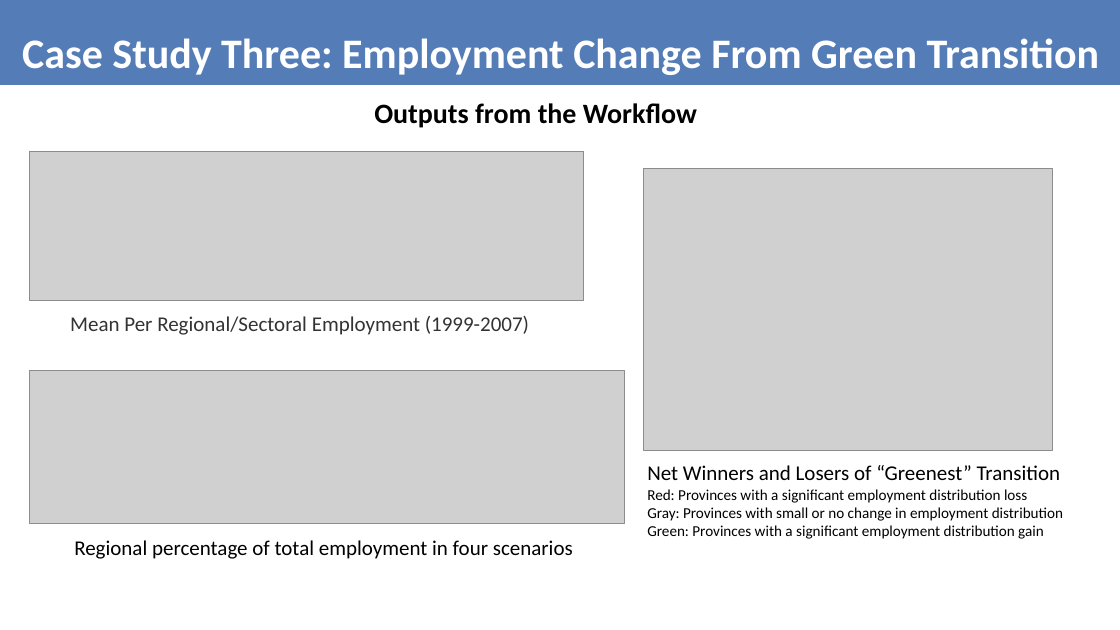
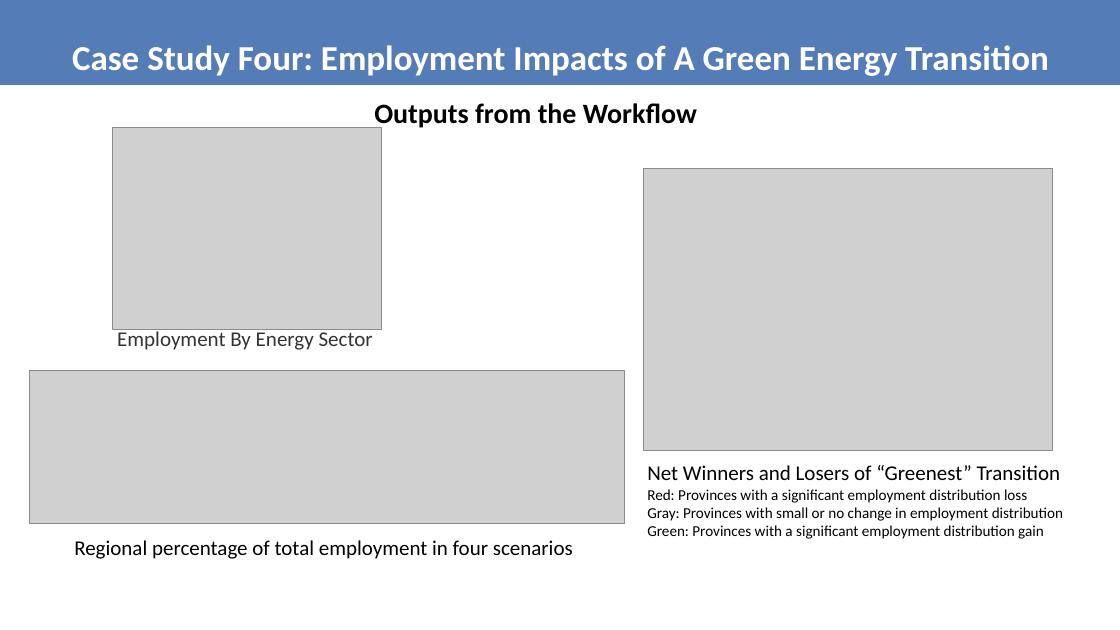
Before and after one commit to kwonkh0424/KNIME_Project, a slide deck: slide 3 of Presentation Material/Updated Green Transition Presentation (kooha).pptx. Drawn at 1120x630 pixels with LibreOffice and Linux fonts; fonts in the diff are those of the drawing; grey boxes stand for pictures; background and template pictures are left out. Boxes give left, top, right and bottom in pixels: in the first picture for what was removed or moved away, otherwise in the second. Text is boxed around its words. In the diff, an @@ line names an element or a change of style, - is before the commit and + after.

```diff
--- a/Presentation Material/Updated Green Transition Presentation (kooha).pptx
+++ b/Presentation Material/Updated Green Transition Presentation (kooha).pptx
@@ title at [72,45,1049,76]: text changed; size 36 to 30 pt @@
-Case Study Three: Employment Change From Green Transition
+Case Study Four: Employment Impacts of A Green Energy Transition
@@ picture added at [113,128,381,329] @@
@@ picture removed at [29,151,584,301] @@
@@ text at [117,328,373,350]: text changed @@
-Mean Per Regional/Sectoral Employment (1999-2007)
+Employment By Energy Sector
```
Also in this commit, not shown: 4 other slides changed, 2 slides added, 3 slides removed, 9 other files.
